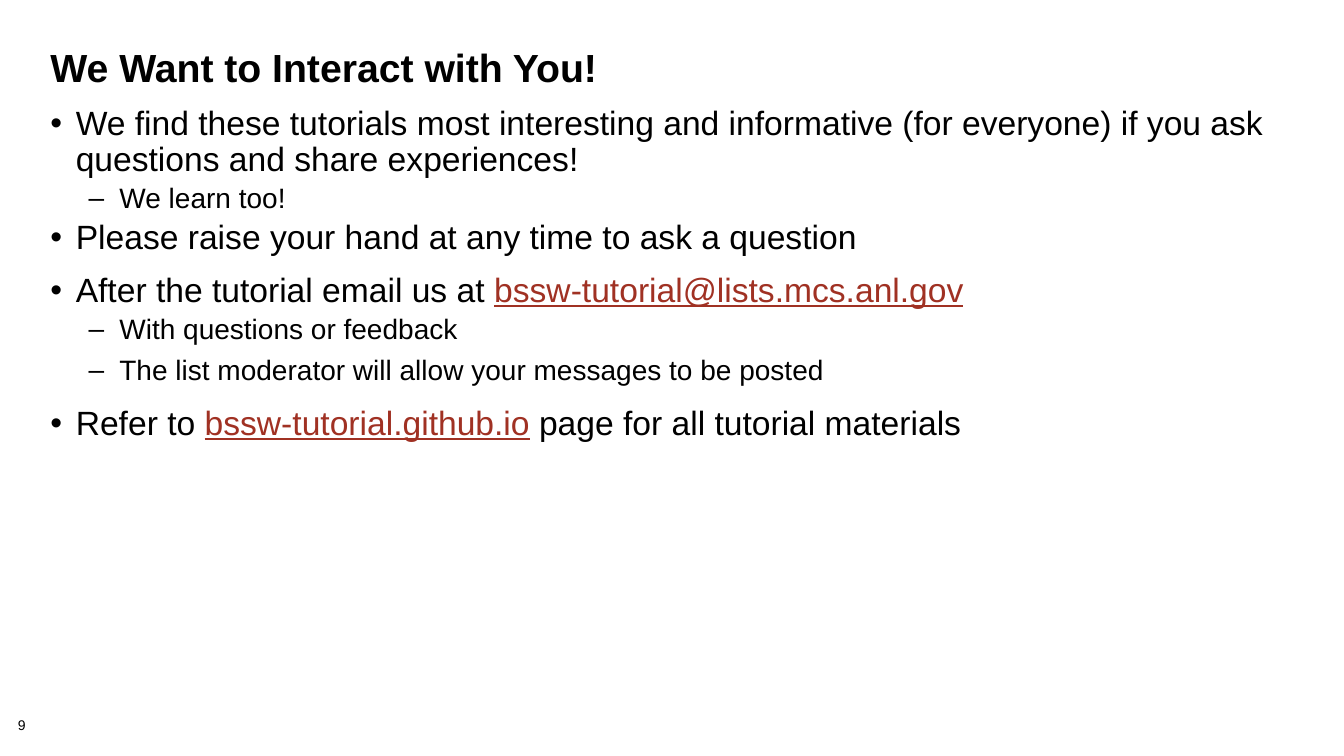
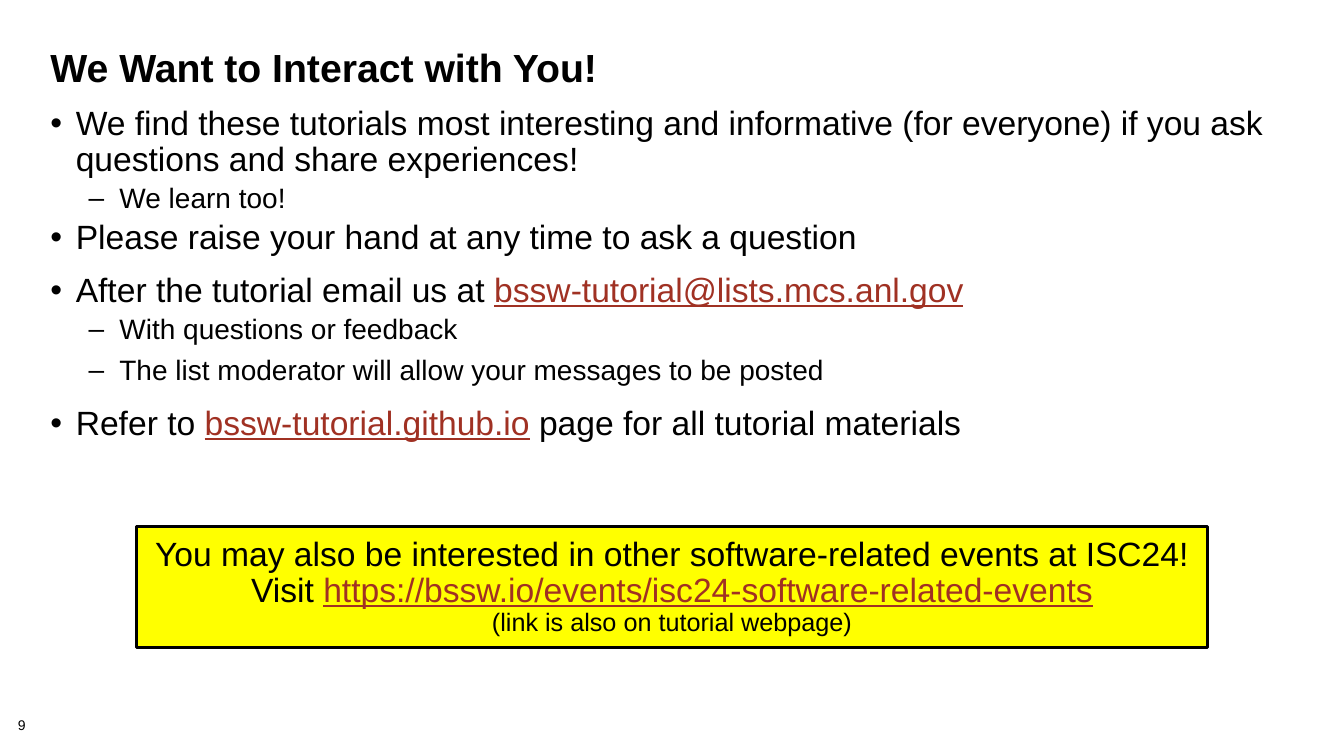
Before and after one commit to bssw-tutorial/presentations, a slide deck: slide 9 of intro-a.pptx. Drawn at 1344x756 pixels with LibreOffice and Linux fonts; fonts in the diff are those of the drawing. Boxes give left, top, right and bottom in pixels: in the first picture for what was removed or moved away, otherwise in the second. Text is boxed around its words. In the diff, an @@ line names an element or a change of style, - is before the commit and + after.

Commit message:
Minor content updates for ISC24 tutorial

```diff
--- a/intro-a.pptx
+++ b/intro-a.pptx
@@ rectangle added at bbox=[137, 526, 1208, 647], fill #FFFF00, outline #000000 2.25 pt, 24 pt, text #000000 @@
+You may also be interested in other software-related events at ISC24!
+Visit https://bssw.io/events/isc24-software-related-events
+(link is also on tutorial webpage)
```
Also in this commit, not shown: 3 other slides changed, 7 other files.
